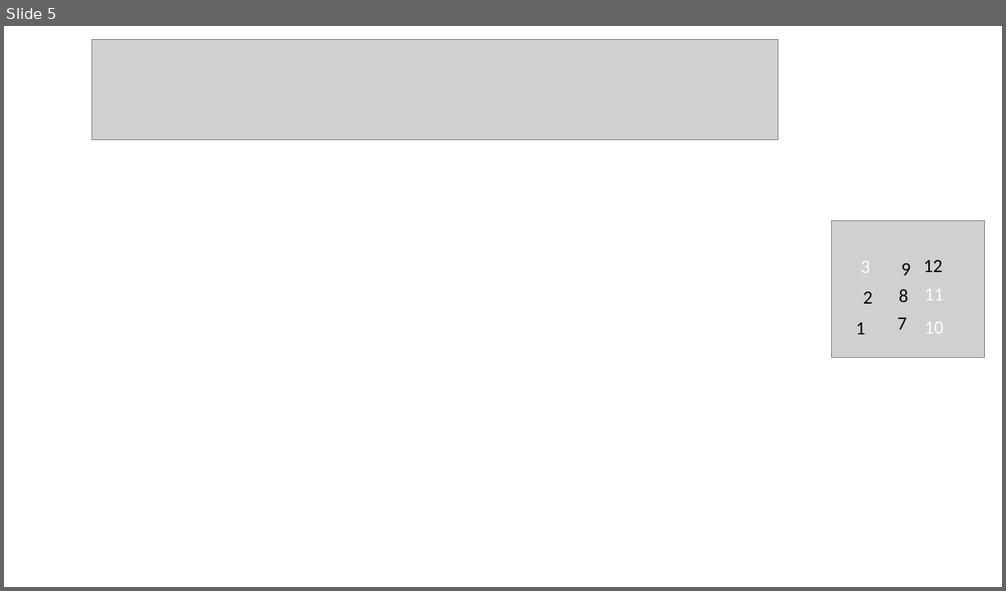
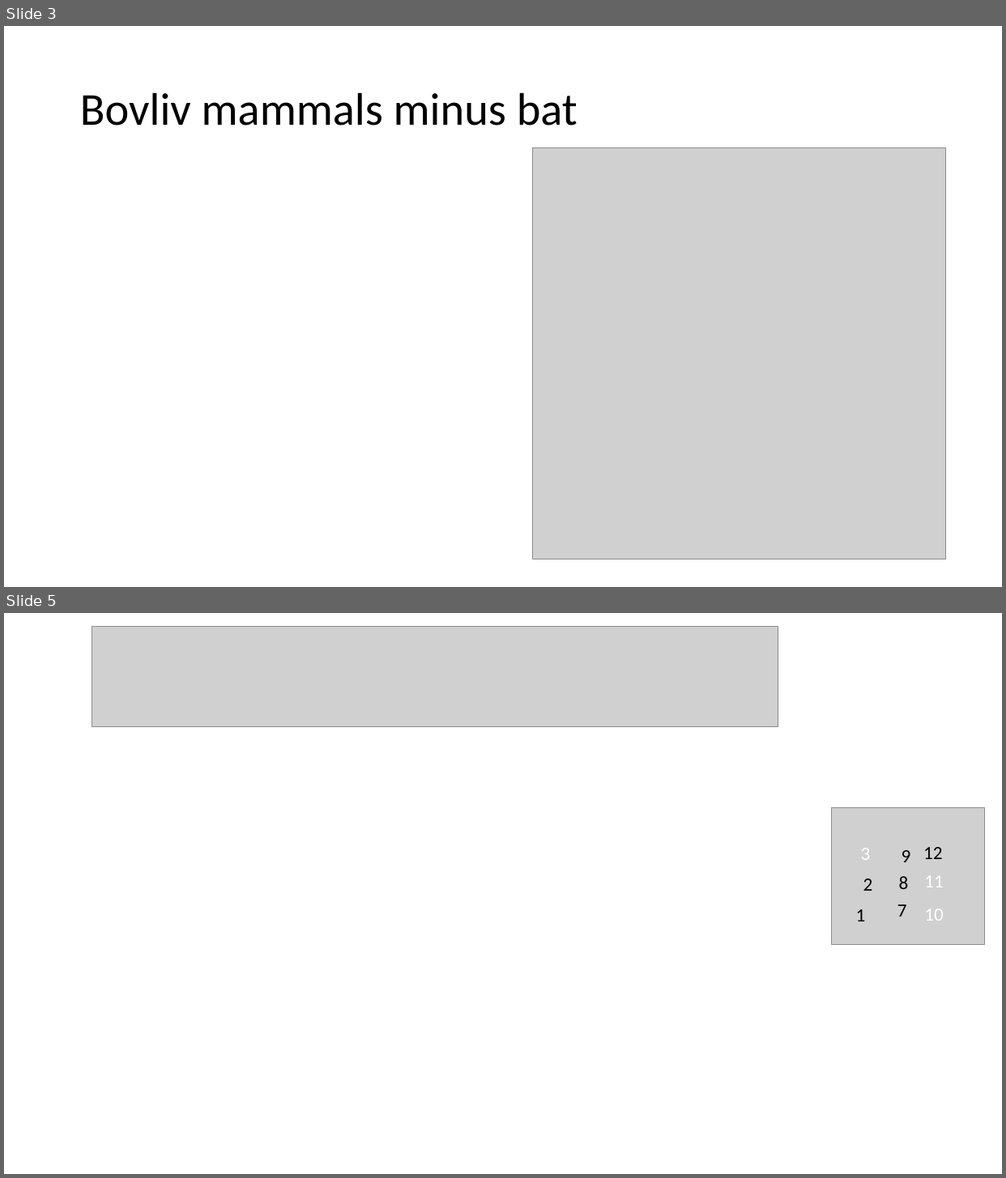
Before and after one commit to renatamuy/hotspots, a slide deck: results/bivariate/bivariate.pptx. Shown one above the other, each under a label of ours: slide 5 before the commit, slides 3 and 5 after it; the slides between them are not shown. The pictures are 1006x591 and 1006x1178 pixels, drawn with LibreOffice and Linux fonts; fonts in the diff are those of the drawing; grey boxes stand for pictures; background and template pictures are left out. Boxes give left, top, right and bottom in pixels: in the first picture for what was removed or moved away, otherwise in the second. Text is boxed around its words. In the diff, an @@ line names an element or a change of style, - is before the commit and + after.

Commit message:
bovliv mmb

```diff
--- a/results/bivariate/bivariate.pptx
+++ b/results/bivariate/bivariate.pptx
@@ slide 3 added at <box>4,26,1002,587</box>, background #FFFFFF @@
@@ title added at <box>80,92,577,126</box>, 44 pt, text #000000 @@
+Bovliv mammals minus bat
@@ picture added at <box>533,148,947,559</box> @@
```
Also in this commit, not shown: 3 slides changed, 1 slide removed, 11 other files.
